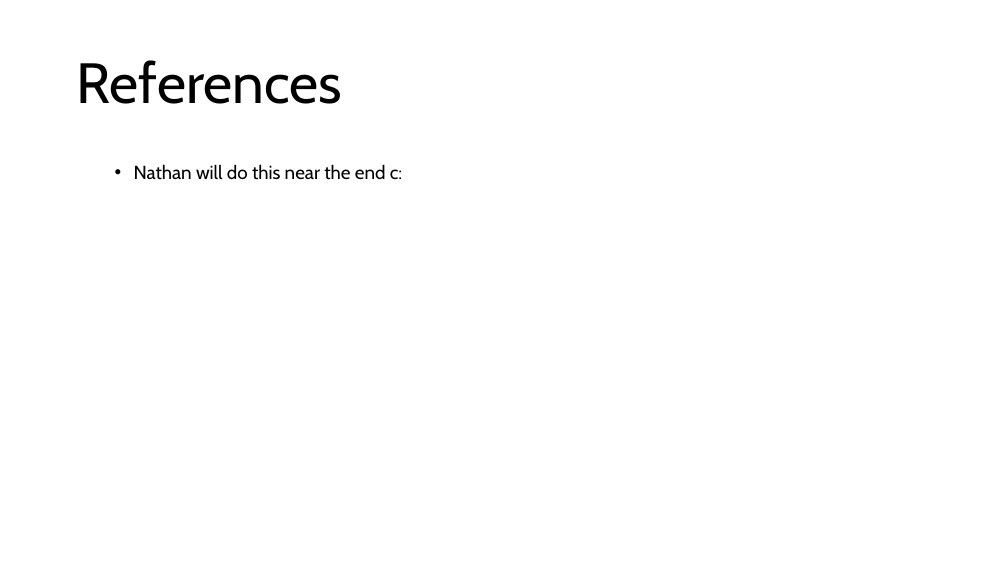
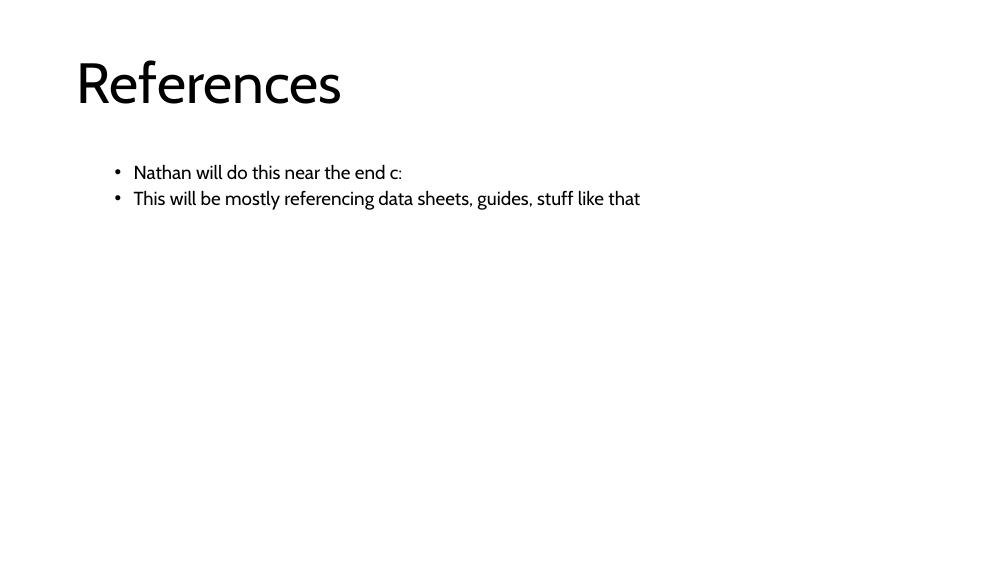
Before and after one commit to Tannyr-Singleterry/ECE590_SeniorDesign, a slide deck: slide 21 of Documents/FInal Presentation/Final_Presentation.pptx. Drawn at 1008x567 pixels with LibreOffice and Linux fonts; fonts in the diff are those of the drawing. Boxes give left, top, right and bottom in pixels: in the first picture for what was removed or moved away, otherwise in the second. Text is boxed around its words. In the diff, an @@ line names an element or a change of style, - is before the commit and + after.

```diff
--- a/Documents/FInal Presentation/Final_Presentation.pptx
+++ b/Documents/FInal Presentation/Final_Presentation.pptx
@@ text at <box>134,190,640,210</box>: paragraph added @@
+  • This will be mostly referencing data sheets, guides, stuff like that
```
Also in this commit, not shown: 6 other slides changed, 1 other file.
